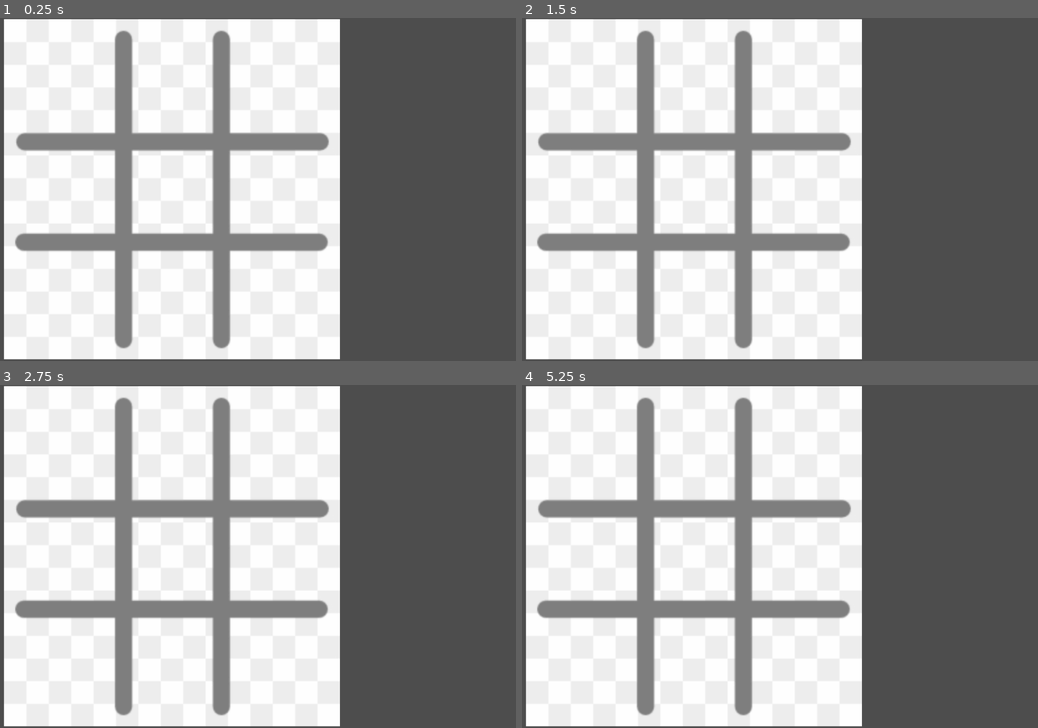
Above: before the commit, frames 1-4 (two rows, left to right).
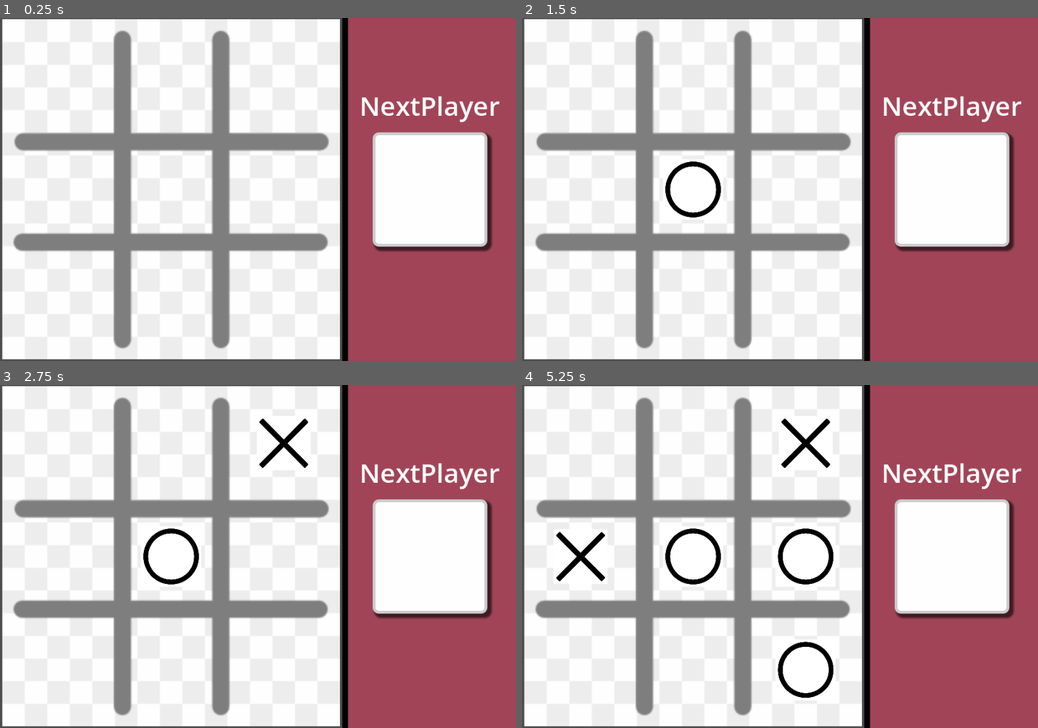
Above: after the commit, the same moments.

Repository: kerryhalipad-bot/TIC-TAC-BOOM
Game: Godot game, scene res://main.tscn
The game is run twice, just before and just after one commit, with the same random seed, the same clock (stepped at 60 frames per second) and the same inputs. The project has no main scene, so this scene is started directly.
Inputs (mouse positions are in pixels of both pictures, inside the frame that each line leads up to):
- Up to frame 1 (0.25 s): no input
- Up to frame 2 (1.5 s): tap Enter at 0.5 s; move the mouse to (893, 172) at 0.52 s; hold Right 0.53-1.28 s; tap Alt at 0.6 s; click (893, 172) at 0.67 s; tap Space at 1.25 s; move the mouse to (676, 206) at 1.27 s; hold Down from 1.28 s (still down); tap Shift at 1.35 s; click (676, 206) at 1.42 s
- Up to frame 3 (2.75 s): tap Enter at 2 s; move the mouse to (309, 481) at 2.02 s; release Down at 2.03 s; hold Right from 2.03 s (still down); tap Alt at 2.1 s; click (309, 481) at 2.17 s
- Up to frame 4 (5.25 s): tap Space at 2.75, 4.25 s; move the mouse to (754, 625) at 2.77 s; release Right at 2.78 s; hold Up 2.78-3.53 s; tap Shift at 2.85, 4.35 s; click (754, 625) at 2.92 s; tap Enter at 3.5 s; move the mouse to (934, 607) at 3.52 s; hold Left 3.53-5.03 s; tap Alt at 3.6, 5.1 s; click (934, 607) at 3.67 s; move the mouse to (625, 505) at 4.27 s; click (625, 505) at 4.42 s; move the mouse to (805, 556) at 5.02 s; hold Down from 5.03 s (still down); click (805, 556) at 5.17 s

The runs differ from the first frame. In frame 1, 35% of the frame differs, in the area x 0-100%, y 0-100%; in frame 2, 36%; in frame 3, 36%; in frame 4, 38%.

Commit message:
Arranged board and players
Arranged cells on board that didn't give coordinates when touched.( fix that by converting the mouse click into coordinates local to the board before comparing and dividing. Instead of using raw window position.)
Fix some other bugs related to the grid  which didn't provide output in some certain cells.
Was able to make sure players are identified separately using 1 and -1 in the array.
And to also make in such a way that when a grid is touched by an opponent it cannot display anything again if touched twice, to avoid confusion.
inserted circle and cross images into the main.
Added a Player panel.

Diff:
--- a/circle.tscn
+++ b/circle.tscn
@@ -3,4 +3,6 @@
 [ext_resource type="Texture2D" uid="uid://cfjndd5b3bksw" path="res://Assets/circle 2.png" id="1_ot13w"]
 
 [node name="Circle" type="Sprite2D" unique_id=664221293]
+position = Vector2(1, 1)
+scale = Vector2(0.2, 0.2)
 texture = ExtResource("1_ot13w")
--- a/main.gd
+++ b/main.gd
@@ -1,11 +1,23 @@
 extends Node
+@export var circle_scene : PackedScene
+@export var cross_scene : PackedScene
 
+var temp_marker
+var player_panel_pos : Vector2i
+var player : int
+var grid_data : Array
+var grid_pos : Vector2i
 var board_size: int
+var cell_size : int
 
 # Called when the node enters the scene tree for the first time.
 func _ready():
 	board_size = $Board.texture.get_width()
-	print(board_size)
+	#divide board size by three to get the size of individual cell
+	cell_size = board_size / 3
+	#get coordinates of small panel on the right side of the window
+	player_panel_pos = $PlayerPanel.get_position()
+	new_game()
 
 
 
@@ -16,5 +28,37 @@
 func _input(event):
 	if event is InputEventMouseButton:
 		if event.button_index == MOUSE_BUTTON_LEFT and event.pressed:
-			if event.position.x <board_size:
-				print(event.position)
+			var local_pos = $Board.get_local_mouse_position() + Vector2(board_size / 2, board_size / 2)
+			if local_pos.x >= 0 and local_pos.x < board_size and local_pos.y >= 0 and local_pos.y <board_size:
+					#convert mouse position into grid location
+				grid_pos = Vector2i(local_pos / cell_size)
+				if grid_data[grid_pos.y][grid_pos.x] == 0:
+					grid_data [grid_pos.y][grid_pos.x] = player
+					#place that players marker
+					var cell_center = Vector2(grid_pos * cell_size) + Vector2(cell_size / 2, cell_size / 2)
+					var spawn_pos = cell_center - Vector2(board_size / 2, board_size /2)
+					create_marker(player, spawn_pos)
+					player *= -1
+					print (grid_data)
+
+
+func new_game():
+	player = 1
+	grid_data = [[0,0,0],[0,0,0],[0,0,0]]
+	#create a marker to show starting player's turn
+
+
+func create_marker(player, position, temp=false):
+	#create a marker node and add it as a child
+	if player == 1:
+		var circle = circle_scene.instantiate()
+		circle.position = position
+		circle.scale = Vector2(0.12,0.12)
+		$Board.add_child(circle)
+		if temp: temp_marker = circle
+	else:
+		var cross = cross_scene.instantiate()
+		cross.position = position
+		cross.scale = Vector2(0.12,0.12)
+		$Board.add_child(cross)
+		if temp : temp_marker = cross
--- a/main.tscn
+++ b/main.tscn
@@ -1,13 +1,63 @@
 [gd_scene format=3 uid="uid://dqxcogojyvb72"]
 
 [ext_resource type="Script" uid="uid://cxv8yuyipw3g" path="res://main.gd" id="1_0xm2m"]
+[ext_resource type="PackedScene" uid="uid://coy83dssffd87" path="res://circle.tscn" id="2_1bvp3"]
 [ext_resource type="PackedScene" uid="uid://bgil6xushvl12" path="res://board.tscn" id="2_h2yge"]
 [ext_resource type="Script" uid="uid://dgyixpgd6vrnc" path="res://board.gd" id="3_h2yge"]
+[ext_resource type="PackedScene" uid="uid://dta4wi5mi4kgq" path="res://cross.tscn" id="3_lquwl"]
+
+[sub_resource type="StyleBoxFlat" id="StyleBoxFlat_lquwl"]
+bg_color = Color(0.62969303, 0.26778904, 0.343219, 1)
+border_width_left = 10
+border_color = Color(0, 0, 0, 1)
+
+[sub_resource type="StyleBoxFlat" id="StyleBoxFlat_7mycd"]
+bg_color = Color(0.9950933, 0.9969204, 0.99700826, 1)
+border_width_left = 5
+border_width_top = 5
+border_width_right = 5
+border_width_bottom = 5
+corner_radius_top_left = 10
+corner_radius_top_right = 10
+corner_radius_bottom_right = 10
+corner_radius_bottom_left = 10
+shadow_size = 5
+shadow_offset = Vector2(5, 5)
 
 [node name="Main" type="Node" unique_id=840976881]
 script = ExtResource("1_0xm2m")
+circle_scene = ExtResource("2_1bvp3")
+cross_scene = ExtResource("3_lquwl")
 
 [node name="Board" parent="." unique_id=1012123366 instance=ExtResource("2_h2yge")]
-position = Vector2(300, 300)
-scale = Vector2(1.9533333, 1.9833332)
+position = Vector2(298.49997, 300)
+scale = Vector2(1.9633335, 1.9833332)
 script = ExtResource("3_h2yge")
+
+[node name="SidePanel" type="Panel" parent="." unique_id=1227903602]
+custom_minimum_size = Vector2(300, 600)
+anchors_preset = 11
+anchor_left = 1.0
+anchor_right = 1.0
+anchor_bottom = 1.0
+offset_left = -303.0
+grow_horizontal = 0
+grow_vertical = 2
+theme_override_styles/panel = SubResource("StyleBoxFlat_lquwl")
+
+[node name="PlayerLabel" type="Label" parent="." unique_id=634931007]
+offset_left = 600.0
+offset_top = 120.0
+offset_right = 900.0
+offset_bottom = 187.0
+theme_override_font_sizes/font_size = 46
+text = "NextPlayer"
+horizontal_alignment = 1
+vertical_alignment = 1
+
+[node name="PlayerPanel" type="Panel" parent="." unique_id=1437477113]
+offset_left = 650.0
+offset_top = 200.0
+offset_right = 850.0
+offset_bottom = 400.0
+theme_override_styles/panel = SubResource("StyleBoxFlat_7mycd")
